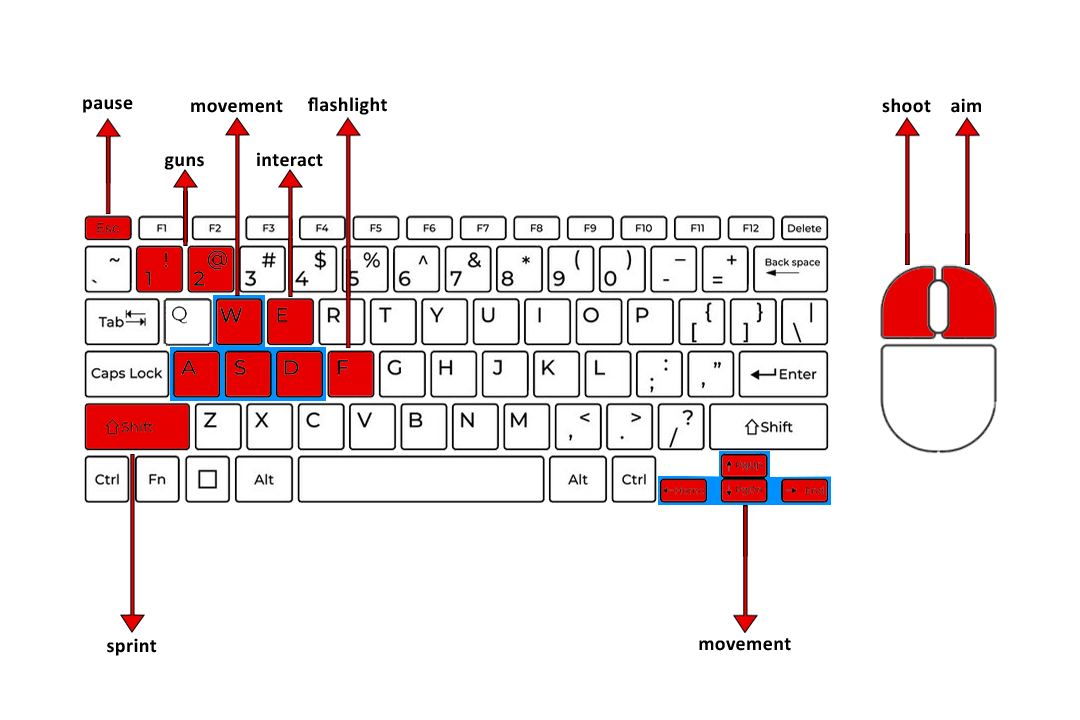
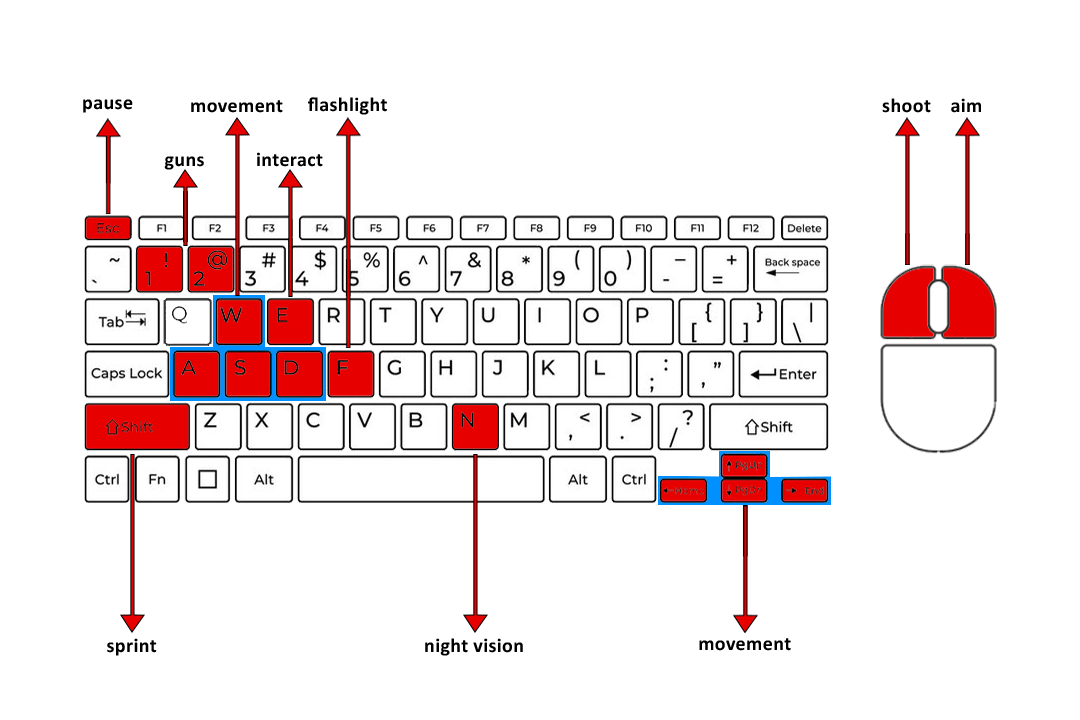
The second 1080px x 720px image is a revision of the first. Changes to its layers:
added layer "night vision" in group "buttons" over [425, 638, 523, 656]
added layer "Linha 1 copiar 9" in group "buttons" over [463, 454, 488, 633]
painted on "Camada 1 copiar" over [453, 405, 498, 449]
